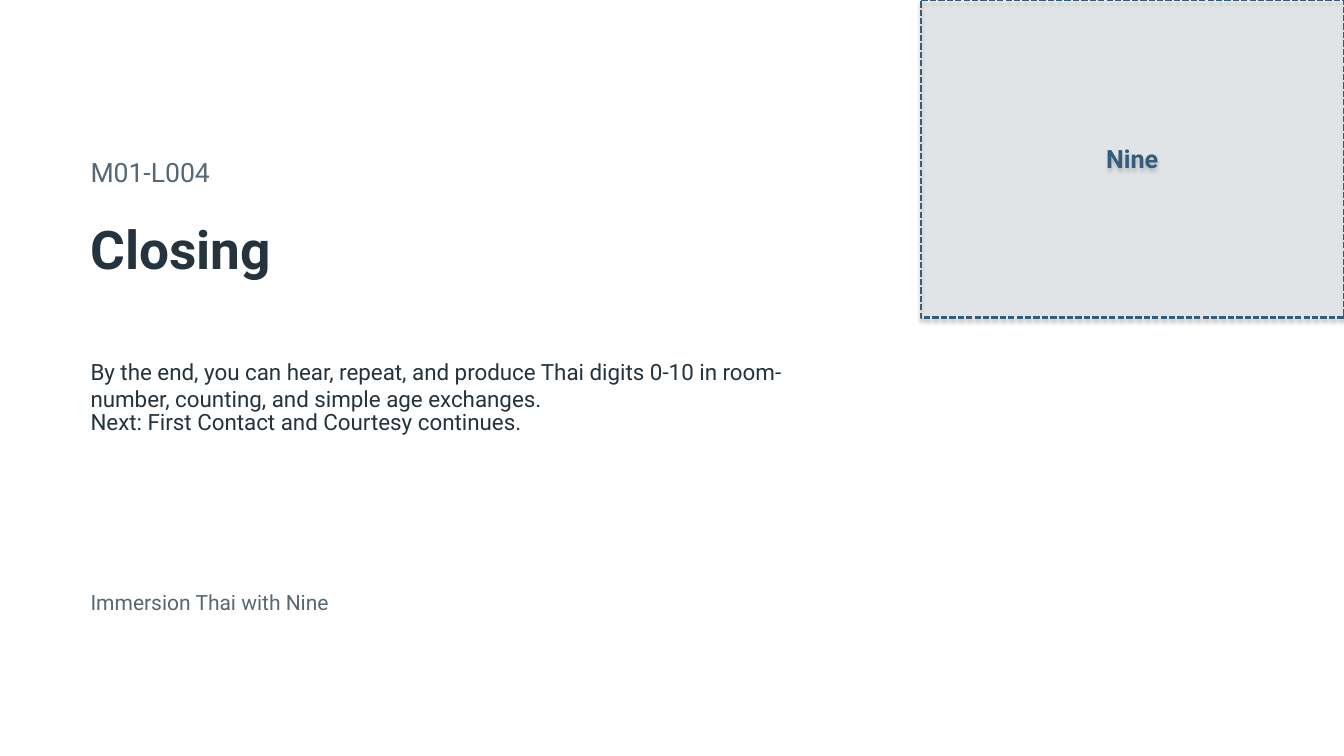
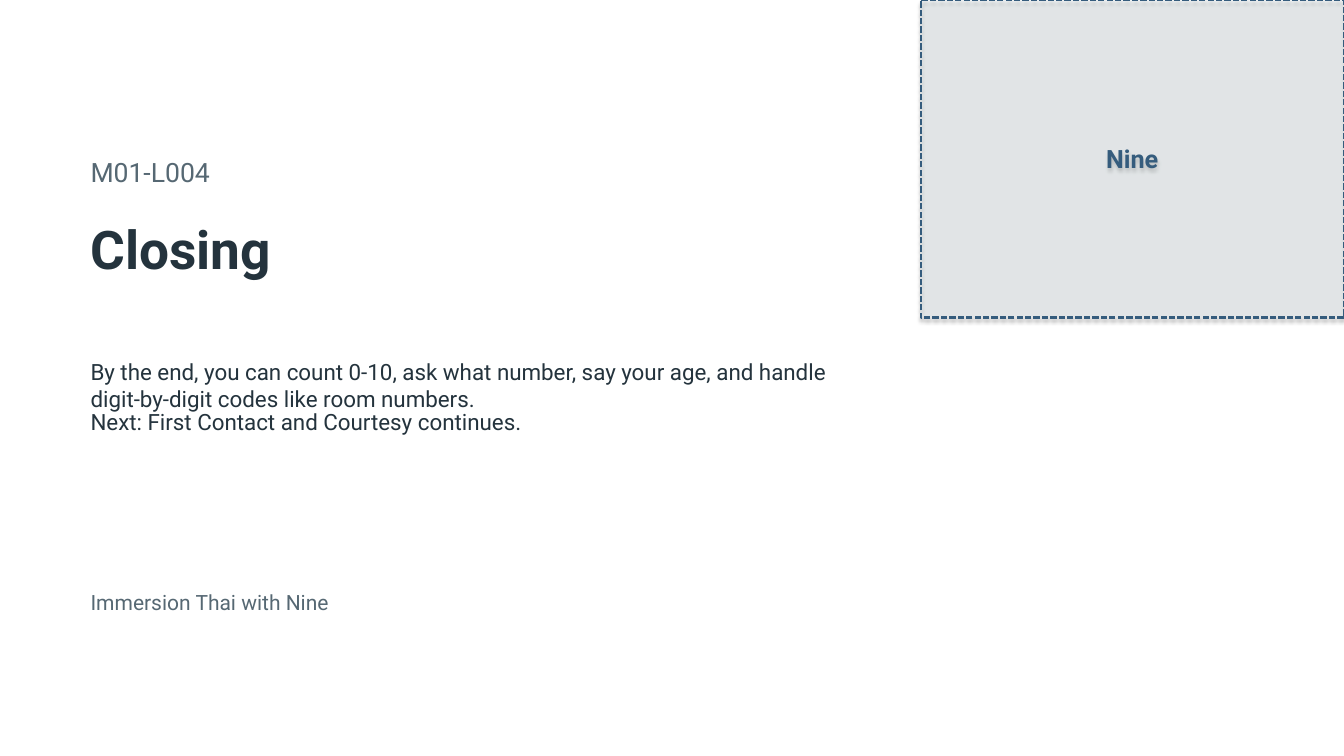
Before and after one commit to OTFTCS/thai-nine, a slide deck: slide 9 of course/modules/M01/L004/M01-L004-canva-deck.pptx. Drawn at 1344x756 pixels with LibreOffice and Linux fonts; fonts in the diff are those of the drawing; background and template pictures are left out. Boxes give left, top, right and bottom in pixels: in the first picture for what was removed or moved away, otherwise in the second. Text is boxed around its words. In the diff, an @@ line names an element or a change of style, - is before the commit and + after.

```diff
--- a/course/modules/M01/L004/M01-L004-canva-deck.pptx
+++ b/course/modules/M01/L004/M01-L004-canva-deck.pptx
@@ text at bbox=[91, 363, 826, 412]: text changed @@
-By the end, you can hear, repeat, and produce Thai digits 0-10 in room-number, counting, and simple age exchanges.
+By the end, you can count 0-10, ask what number, say your age, and handle digit-by-digit codes like room numbers.
```
Also in this commit, not shown: 4 other slides changed, 6 other files.
